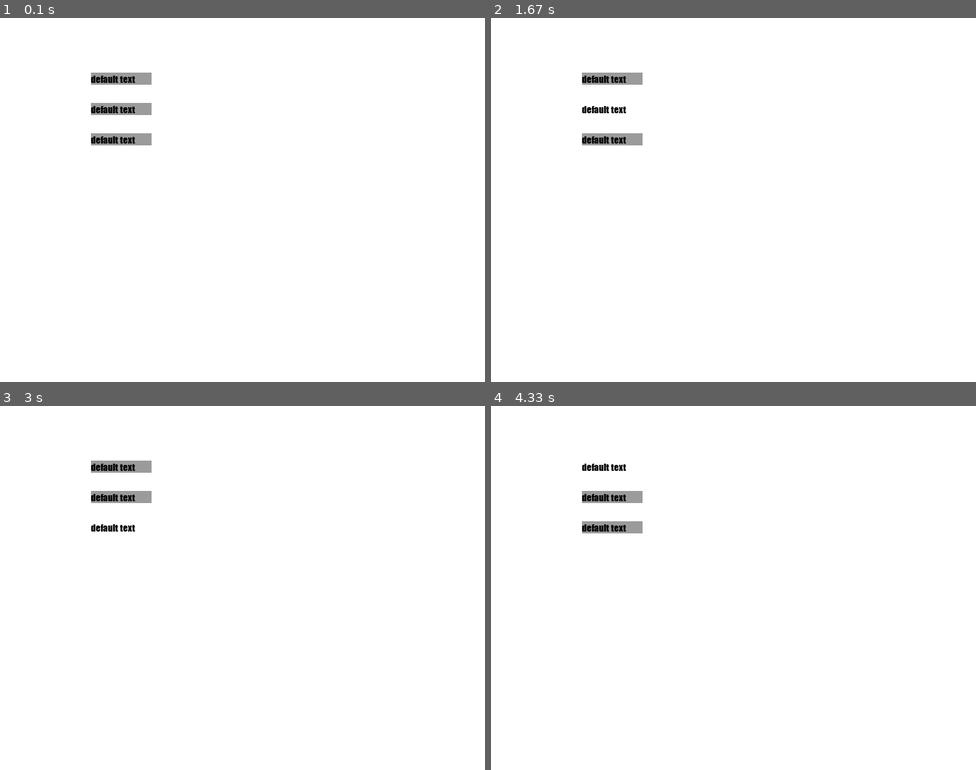
Above: before the commit, frames 1-4 (two rows, left to right).
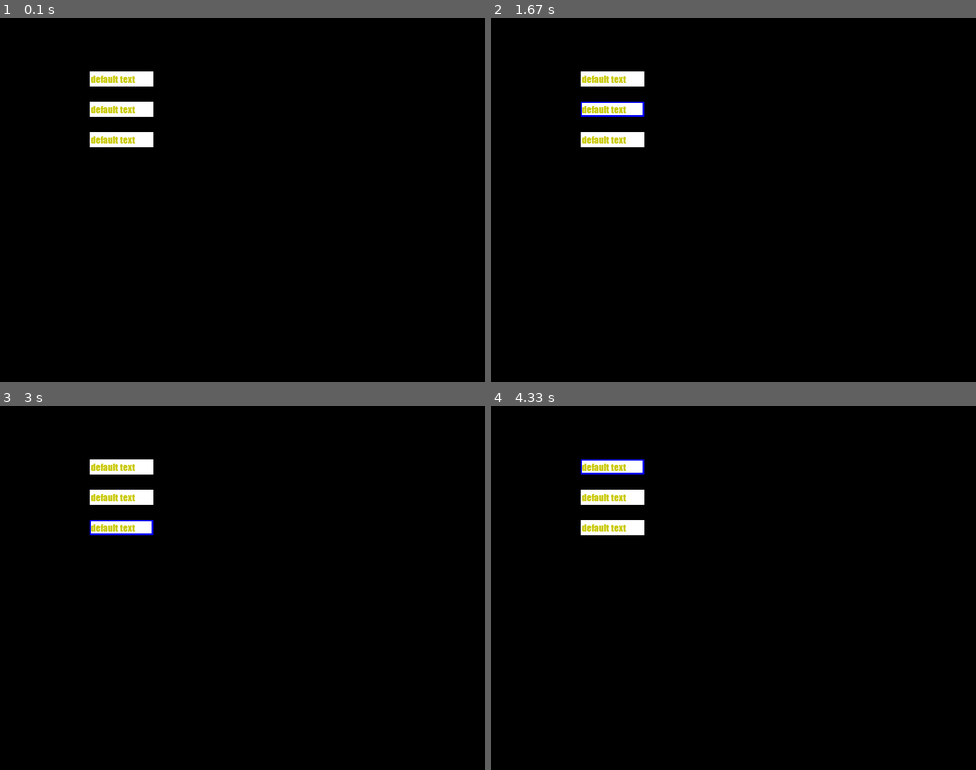
Above: after the commit, the same moments.

Repository: metulburr/pygame
Game: pygame game, started from GUI/entry.py
Two runs of this game, one before a commit and one after it. Both use one fixed random seed, a clock stepped at 60 frames per second and the inputs below.
Inputs:
- Up to frame 1 (0.1 s): no input
- Up to frame 2 (1.67 s): click "default text" at 0.38 s; click "default text" at 0.72 s
- Up to frame 3 (3 s): click "default text" at 2.05 s
- Up to frame 4 (4.33 s): click "default text" at 3.38 s

The runs differ from the first frame. In frame 1, 100% of the frame differs, in the area x 0-100%, y 0-100%; in frame 2, 99%; in frame 3, 99%; in frame 4, 99%.

Commit message:
tweaked code

Diff:
--- a/GUI/entry.py
+++ b/GUI/entry.py
@@ -15,18 +15,22 @@
         self.color = self.bg_color
 
         self.image = pg.Surface([width,height]).convert()
+        self.border_image = pg.Surface([width,height]).convert()
         self.image.fill(self.bg_color)
+        self.border_image.fill(self.bg_color)
         self.rect = self.image.get_rect()
-        self.label_rect.center = self.rect.center
+        self.border_rect = self.border_image.get_rect()
+        self.border_rect.width += self.border_width
+        self.border_rect.height += self.border_width
         self.focus = False
 
     def assign_kwargs(self, kwargs):
-        self.hover_bg_color = kwargs['hover']
         self.bg_color = kwargs['bg']
-        self.text_color = kwargs['fg']
+        self.text_color = kwargs['font_color']
         self.font = kwargs['font']
-        #self.border = kwargs['border']
-        self.fontsize = kwargs['fontsize']
+        self.border_color_init = kwargs['border_color']
+        self.border_width = kwargs['border_width']
+        self.fontsize = kwargs['font_size']
 
     def render_font(self, text, filename, size):
         if not filename:
@@ -38,19 +42,19 @@
         return (font, rect)
 
     def render(self, screen):
+        pg.draw.rect(screen, self.border_color, self.border_rect, False)
         pg.draw.rect(screen, self.color, self.rect, False)
         screen.blit(self.label, self.label_rect)
 
-    def mouse_collision(self):
-        if self.focus:
-            self.color = self.hover_bg_color
-        else:
-            self.color = self.bg_color
-
     def update(self):
+        self.border_rect.center = self.rect.center
         self.label_rect.left = self.rect.left
         self.label_rect.centery = self.rect.centery
-        self.mouse_collision()
+        if self.focus:
+            self.border_color = self.border_color_init
+        else:
+            self.border_color = self.bg_color
+
 
     def get_event(self, event):
         if self.rect.collidepoint(pg.mouse.get_pos()):
@@ -76,14 +80,8 @@
         path = 'resources/fonts'
         @staticmethod
         def load(filename, size):
-            p = os.path.join(Font.path, filename+'.ttf')
+            p = os.path.join(Font.path, filename)
             return pg.font.Font(os.path.abspath(p), size)
-
-    def callback():
-        print('running callback')
-
-    def callback2():
-        print('running callback 2')
 
     class Control:
         def __init__(self):
@@ -93,36 +91,36 @@
             self.Clock = pg.time.Clock()
             self.done = False
 
-            self.button_settings = {
-                'hover'   : (255,255,255),
-                'font'    : 'impact',
-                'fg'      : (0,0,0),
-                'bg'      : (155,155,155),
-                'border'  : False,
-                'fontsize': 15
+            self.entry_settings = {
+                'font'         : 'impact.ttf',
+                'font_color'   : (200,200,0),
+                'bg'           : (255,255,255),
+                'border_color' : (0,0,255),
+                'border_width' : 5,
+                'font_size'    : 15
             }
 
-            self.e = Entry(text='default text', width=100, height=20, **self.button_settings)
+            self.e = Entry(text='default text', width=100, height=20, **self.entry_settings)
             self.e.rect.center = (200,100)
-            self.e2 = Entry(text='default text', width=100, height=20, **self.button_settings)
+            self.e2 = Entry(text='default text', width=100, height=20, **self.entry_settings)
             self.e2.rect.center = (200,150)
-            self.e3 = Entry(text='default text', width=100, height=20, **self.button_settings)
+            self.e3 = Entry(text='default text', width=100, height=20, **self.entry_settings)
             self.e3.rect.center = (200,200)
-            self.buttons = [self.e, self.e2, self.e3]
+            self.entries = [self.e, self.e2, self.e3]
 
         def event_loop(self):
             keys = pg.key.get_pressed()
             for event in pg.event.get():
                 if event.type == pg.QUIT or keys[pg.K_ESCAPE]:
                     self.done = True
-                for b in self.buttons:
+                for b in self.entries:
                     b.get_event(event)
 
         def run(self):
             while not self.done:
-                self.screen.fill((255,255,255))
+                self.screen.fill((0,0,0))
                 self.event_loop()
-                for b in self.buttons:
+                for b in self.entries:
                     b.update()
                     b.render(self.screen)
                 pg.display.update()
